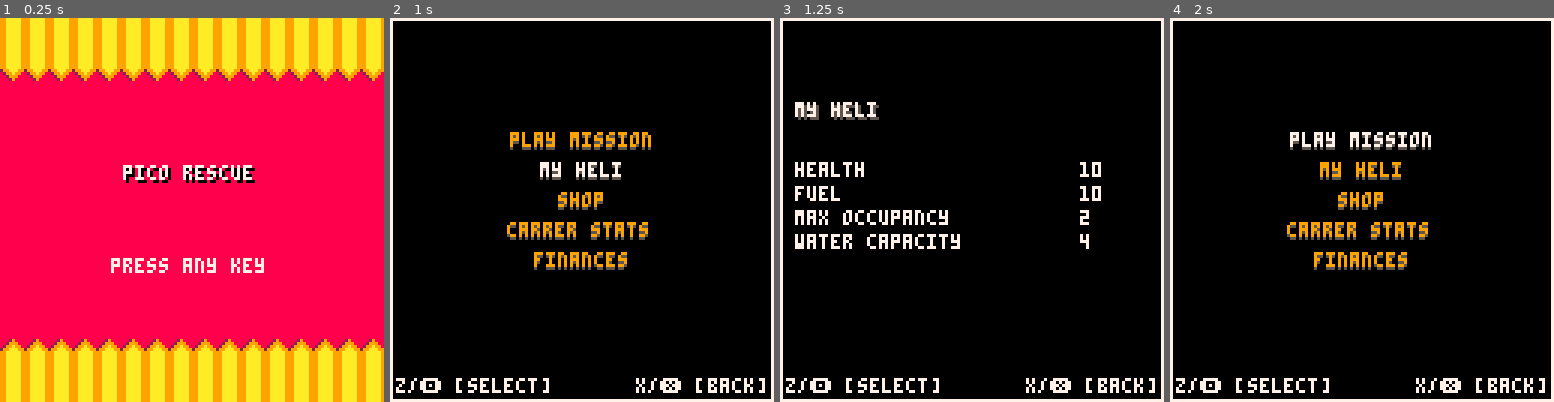
Above: before the commit, frames 1-4 (left to right).
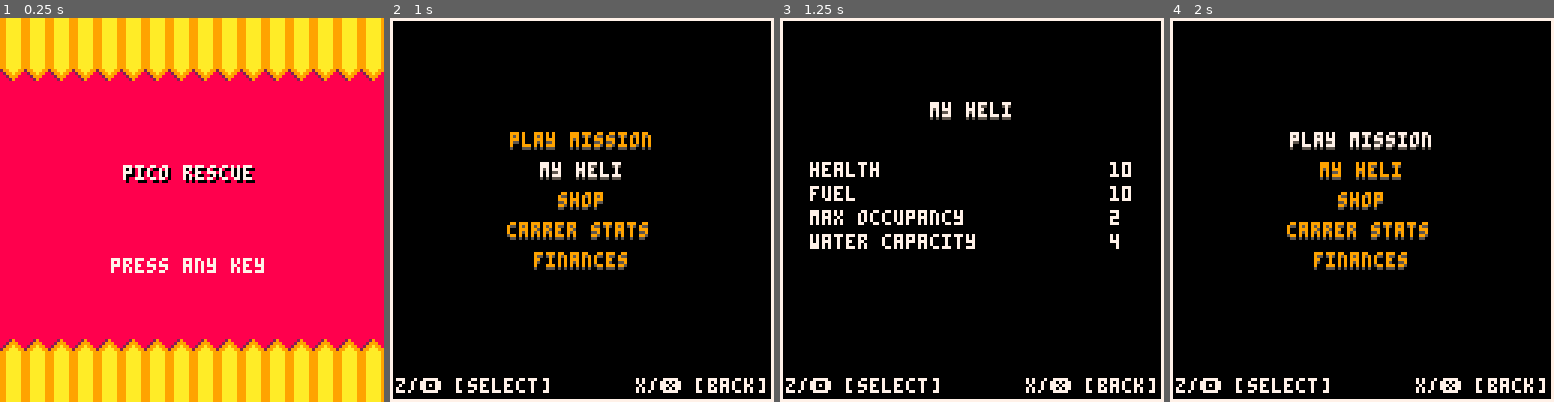
Above: after the commit, the same moments.

Repository: NinetiesPaul/PicoRescue
Game: PICO-8 cartridge picorescue.p8
The game is run twice, just before and just after one commit, with the same random seed, the same clock (stepped at 60 frames per second) and the same inputs.
Inputs:
- Up to frame 1 (0.25 s): no input
- Up to frame 2 (1 s): tap O (Z key) at 0.33 s; tap Down at 0.7 s
- Up to frame 3 (1.25 s): tap O (Z key) at 1.07 s
- Up to frame 4 (2 s): tap X (X key) at 1.43 s; hold Up from 1.97 s (still down)

Frames 1-2 are identical in both runs. In frame 3, 4.8% of the frame differs, in the area x 3-92%, y 21-61%; in frame 4, nothing differs.

Commit message:
changes on text position; fixed charging for services; handling finance on stats

Diff:
--- a/picorescue.p8
+++ b/picorescue.p8
@@ -84,6 +84,7 @@
 		["fire_put_out"] = 0,
 		["civs_saved"] = 0,
 		["missions_finished"] = 0,
+		["missions_earnings"] = 0,
 	}
 
 	difficulty = "";
@@ -101,10 +102,9 @@
 
 	mission_type = rnd({"sea","fire"})
 	mission_ground = 20
-	mission_p_front = 4
-	mission_p_back = 3
 	mission_civ_saved = 0
 	mission_fire_put_out = 0
+	mission_earnings = 0
 
 	block_btns = false
 	block_btns_counter = 0
@@ -162,42 +162,47 @@
 	end
 
 	if curr_screen == 7 then -- stats
-		print("carrer stats",6,29,5)
-		print("carrer stats",5,28,7)
-
-		print("civilians rescued",5,48,7)
-		print("fires put out",5,58,7)
-		print("missions",5,68,7)
-
-		print(stats.civs_saved,100,48,7)
-		print(stats.fire_put_out,100,58,7)
-		print(stats.missions_finished,100,68,7)
+		print("carrer stats",40,29,5)
+		print("carrer stats",40,28,7)
+
+		print("civilians rescued",10,48,7)
+		print("fires put out",10,58,7)
+		print("missions finished",10,68,7)
+		print("missions earnings",10,78,7)
+
+		print(stats.civs_saved,110,48,7)
+		print(stats.fire_put_out,110,58,7)
+		print(stats.missions_finished,110,68,7)
+		print("$ " .. stats.missions_earnings,102,78,7)
 	end
 
 	if curr_screen == 8 then -- my heli
-		print("my heli",6,29,5)
-		print("my heli",5,28,7)
-
-		print("health",5,48,7)
-		print("fuel",5,56,7)
-		print("max occupancy",5,64,7)
-		print("water capacity",5,72,7)
-
-		print(player.rotor_health,100,48,7)
-		print(player.rotor_fuel,100,56,7)
-		print(player.max_occup,100,64,7)
-		print(player.water_cap,100,72,7)
+		print("my heli",50,29,5)
+		print("my heli",50,28,7)
+
+		print("health",10,48,7)
+		print("fuel",10,56,7)
+		print("max occupancy",10,64,7)
+		print("water capacity",10,72,7)
+
+		print(player.rotor_health,110,48,7)
+		print(player.rotor_fuel,110,56,7)
+		print(player.max_occup,110,64,7)
+		print(player.water_cap,110,72,7)
 
 		-- print("my upgrades",5,79,7)
 	end
 
 	if curr_screen == 9 then -- mission ended
-		print("mission ended!",32,21,11)
-
-		print("civilians saved",5,60,7)
-		print(mission_civ_saved,95,60,7)
-		print("fires put out",5,70,7)
-		print(mission_fire_put_out,95,70,7)
+		print("mission ended",40,21,11)
+
+		print("civilians saved",10,60,7)
+		print("fires put out",10,70,7)
+		print("mission earnings",10,80,7)
+
+		print(mission_civ_saved,110,60,7)
+		print(mission_fire_put_out,110,70,7)
+		print("$ " .. mission_earnings,102,80,7)
 	end
 
 	if curr_screen == 5 then -- game over
@@ -329,8 +334,8 @@
 		print(player.finance,113,29,5)
 		print(player.finance,112,28,7)
 
-		print("health",15,48,7)
-		print("fuel",15,58,7)
+		print("health $300",15,48,7)
+		print("fuel $225",15,58,7)
 
 		selector_pos = (shop_option == 1) and 47 or 57
 		spr(018, 5, selector_pos, 1, 1, true)
@@ -387,7 +392,7 @@
 
 		if btnp(4) and not block_btns then
 			sfx(1)
-			if (mm_option == 1) curr_screen = 2 mission_civ_saved = 0 mission_fire_put_out = 0 difficulty = rnd({"easy","normal","hard"})
+			if (mm_option == 1) curr_screen = 2 mission_civ_saved = 0 mission_fire_put_out = 0 mission_earnings = 0 difficulty = rnd({"easy","normal","hard"})
 			if (mm_option == 4) curr_screen = 7
 			if (mm_option == 2) curr_screen = 8
 			if (mm_option == 3) curr_screen = 10 block_btns = true
@@ -422,13 +427,13 @@
 		if btnp(4) and not block_btns then
 
 			if shop_option == 1 and player.rotor_health < player.max_rotor_health then
-				player.rotor_health = flr(player.rotor_health) + 200
-				player.finance -= 1
+				player.rotor_health = flr(player.rotor_health) + 1
+				player.finance -= 300
 				if (player.rotor_health > player.max_rotor_health) player.rotor_health = player.max_rotor_health
 			end
 			if shop_option == 2 and player.rotor_fuel < player.max_rotor_fuel then
-				player.rotor_fuel = flr(player.rotor_fuel) + 300
-				player.finance -= 1
+				player.rotor_fuel = flr(player.rotor_fuel) + 1
+				player.finance -= 225
 				if (player.rotor_fuel > player.max_rotor_fuel) player.rotor_fuel = player.max_rotor_fuel
 			end
 		end
@@ -498,9 +503,11 @@
 		end
 
 		if count(civ_pcs) == 0 then
+			mission_earnings = mission_civ_saved * 25
 			stats.missions_finished += 1
 			stats.fire_put_out += mission_fire_put_out
 			stats.civs_saved += mission_civ_saved
+			stats.missions_earnings += mission_earnings
 			civ_pcs_created = false
 			fire_pcs_created = false
 			fire_pcs = {}
@@ -510,7 +517,7 @@
 			player.ladder = 0
 			player.x = player_strt_x
 			player.y = player_strt_y
-			player.finance += mission_civ_saved * 25
+			player.finance += mission_earnings
 
 			music(-1)
 			prop_sound = false
